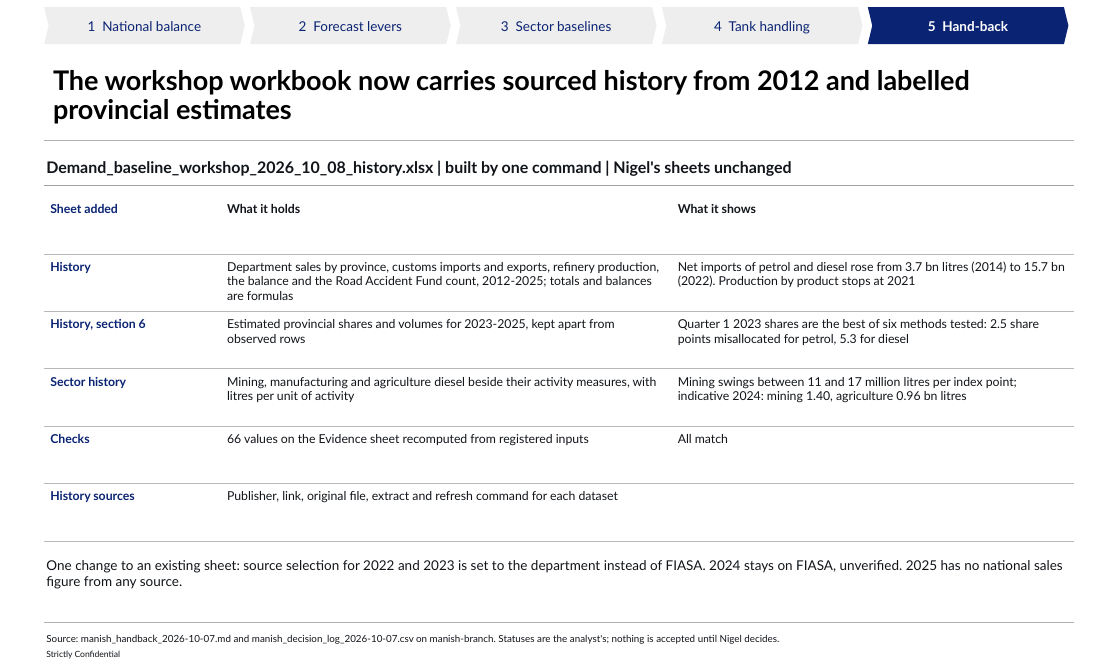
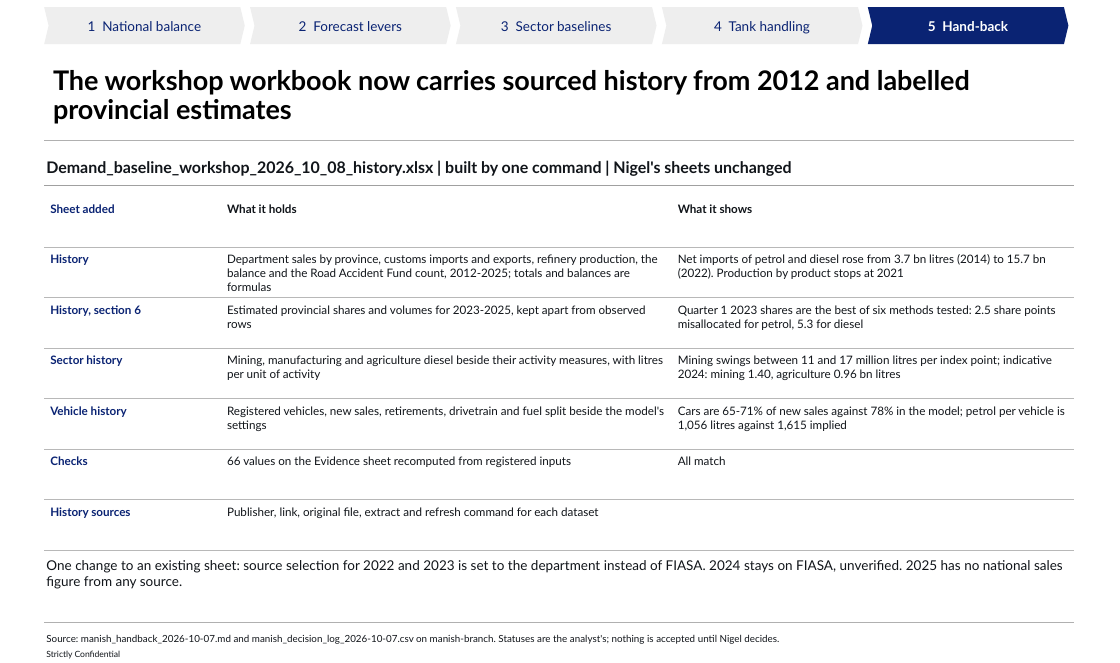
Before and after one commit to Africa-International-Advisors/liquid_fuels_model, a slide deck: slide 15 of pptx/output/delivered/supporting/Vopak_Manish_Handback_2026_10_07.pptx. Drawn at 1120x663 pixels with LibreOffice and Linux fonts; fonts in the diff are those of the drawing; background and template pictures are left out. Boxes give left, top, right and bottom in pixels: in the first picture for what was removed or moved away, otherwise in the second. Text is boxed around its words. In the diff, an @@ line names an element or a change of style, - is before the commit and + after.

```diff
--- a/pptx/output/delivered/supporting/Vopak_Manish_Handback_2026_10_07.pptx
+++ b/pptx/output/delivered/supporting/Vopak_Manish_Handback_2026_10_07.pptx
@@ table at [44,196,1074,550] @@
+row 5: Vehicle history | Registered vehicles, new sales, retirements, drivetrain and fuel split beside the model's settings | Cars are 65-71% of new sales against 78% in the model; petrol per vehicle is 1,056 litres against 1,615 implied
```
Also in this commit, not shown: 1 other slide changed, 8 other files.
